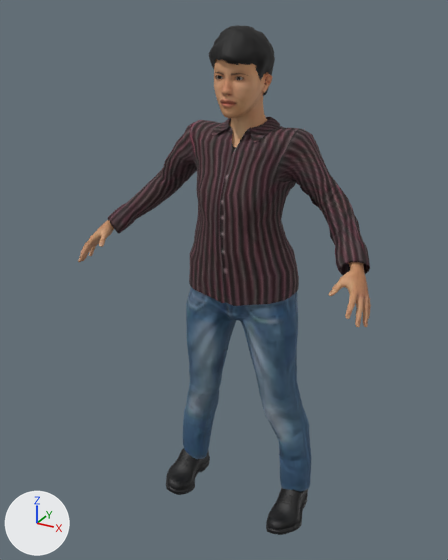
Before and after pictures for a commit that changed the glTF model public/assets/avatars-ara/ara-m3.glb.
The view is the same before and after, from a 50 mm camera at (0.873, -1.756, 1.757) aimed at (-0.042, -0.092, 0.925). Arrows for +X, +Y and +Z are at lower left; the lights stay in place. The older version comes first. Vertices at exactly the same position are counted once.

Script lines for the objects in view, before the commit:
```python
me_ara_m3 = bpy.data.meshes.new('ara-m3')
me_ara_m3.from_pydata(...)  # 19820 vertices, 37916 faces; spans x -0.5..0.5, y -0.32..0.13, z 0.0..1.71
me_ara_m3.materials.append(mat_skin)
me_ara_m3.materials.append(mat_skin_details)  # picture img_look_15k5c1j_png
me_ara_m3.materials.append(mat_eyes)  # picture img_eyes_darkbrown_png
me_ara_m3.materials.append(mat_eyebrows)
me_ara_m3.materials.append(mat_eyelashes)  # picture img_eyelashes_eyelashes01_png
me_ara_m3.materials.append(mat_teeth)
me_ara_m3.materials.append(mat_tongue)  # picture img_tongue_tongue01_jpg
me_ara_m3.materials.append(mat_shoes)  # picture img_outfit_shoes03_jpg
me_ara_m3.materials.append(mat_outfit)
me_ara_m3.materials.append(mat_hair)
ob_ara_m3 = bpy.data.objects.new('ara-m3', me_ara_m3)
ob_ara_m3.location = (0.0, 0.0, 0.0)
```
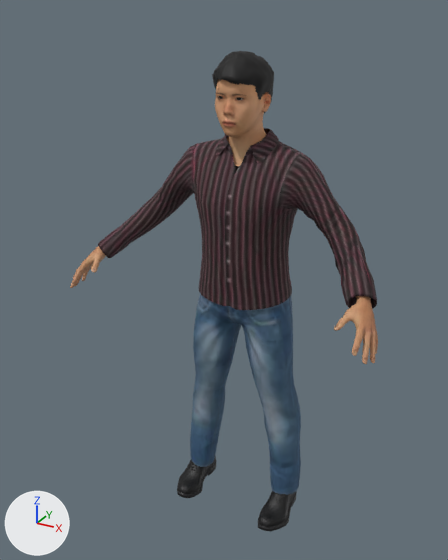
Edits to the scene script, one JSON object a line:
```json
{"block": "me_ara_m3", "where": "# used by ob_ara_m3; location = (0.0, 0.0, 0.0)"}
{"op": "remove", "block": "me_ara_m3", "code": "me_ara_m3.from_pydata(...)  # 19820 vertices, 37916 faces; spans x -0.5..0.5, y -0.32..0.13, z 0.0..1.71"}
{"op": "add", "block": "me_ara_m3", "code": "me_ara_m3.from_pydata(...)  # 19820 vertices, 37916 faces; spans x -0.53..0.53, y -0.34..0.13, z 0.0..1.64"}
{"block": "me_ara_m3", "change": "me_ara_m3 part 1: the loose piece of 1669 vertices spanning x -0.5..-0.39, y -0.32..-0.14, z 0.97..1.12 is moved by (-0.03, -0.01, -0.09)"}
{"block": "me_ara_m3", "change": "me_ara_m3 part 2: the loose piece of 1669 vertices spanning x 0.39..0.5, y -0.32..-0.14, z 0.97..1.12 is moved by (0.03, -0.01, -0.09)"}
{"block": "me_ara_m3", "change": "me_ara_m3 part 3: 12414 of 19820 vertices moved; they spanned x -0.45..0.46, y -0.21..0.13, z 0.0..1.71 and now span x -0.48..0.49, y -0.23..0.13, z 0.0..1.64; mean shift (0.0, 0.01, -0.05); largest move (0.45, -0.15, 1.07) -> (0.48, -0.16, 0.98)"}
{"block": "me_ara_m3", "change": "other edits to the shape of me_ara_m3 do not show in these pictures"}
```

Where the change shows, as pixel boxes (x1, y1, x2, y2) in the pictures (448 x 560 px; the box of a moved part takes in the faces that stretch with it):
```json
{"object": "ara-m3", "change": "reshaped", "before": [78, 25, 371, 535], "after": [70, 51, 378, 531]}
{"part": 1, "of": "me_ara_m3", "change": "moved or reshaped", "before": [78, 220, 114, 262], "after": [70, 246, 106, 288]}
{"part": 2, "of": "me_ara_m3", "change": "moved or reshaped", "before": [328, 262, 371, 327], "after": [334, 296, 378, 364]}
{"part": 3, "of": "me_ara_m3", "change": "moved or reshaped", "before": [108, 25, 370, 535], "after": [98, 51, 377, 531]}
```
